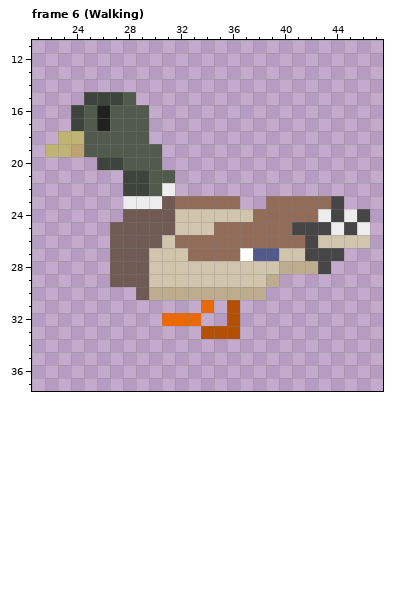
Pixel-art file: Assets/Graphics/Characters/Birds/Mallard.aseprite. Above is the file before it was changed.
32x64 pixels, 14 frames. Colours within 5 levels of each other are drawn and written as one. Shown: frame 6 (Walking): x 21..47, y 11..37. The old version is drawn lined up with the new one, on the new canvas. The commit also changed other frames, which this record leaves out.
And afterwards:
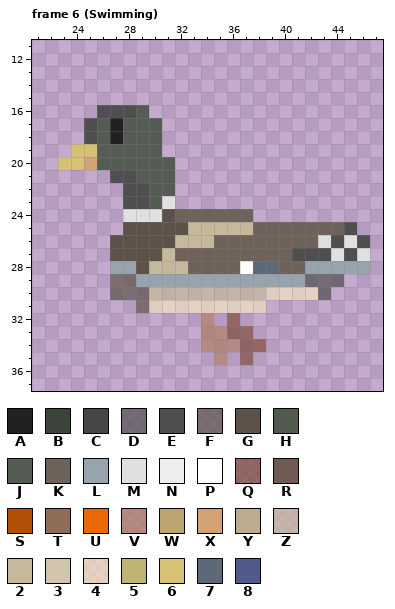
Palette (. is transparent): A #212121  B #3d443c  C #464646  D #4f4f4fb0  E #4f4f4f  F #5c524ab0  G #5c524a  H #525a4d  J #555c54  K #6e625a  L #97a3ad  M #e0e0e0  N #ededed  P #ffffff  Q #7d4938b0  R #705a54  S #b35005  T #916c59  U #ea6906  V #b07c63b0  W #bda371  X #d1a273  Y #beac8e  Z #c5b99bb0  2 #c5b99b  3 #d2c5ae  4 #f2e3bfb0  5 #c0b475  6 #d7c172  7 #5d6978  8 #525a8c
From old to new:
canvas 32x64 -> 64x64, the old top-left corner now at 19,-6 (the part of the old canvas that was cut away was empty and is not shown)
Changed rows in their new state; - is an unchanged pixel.
Frame 6 (Swimming):
first column x 22:
15 ---....------------------
16 --..EEEJ-----------------
17 --.EJAJJJ----------------
18 -..EJAJJJ----------------
19 ..66JJJJJ----------------
20 -66XJJJJJJ---------------
21 -----EEJJJ---------------
22 ------EEJJ---------------
23 ------EEJM.....--......--
24 ------MMMGKKKKKK.........
25 -----.GGGGG22222KKKKKKKE.
26 -----GGGGG222KKKKKKKKMEME
27 -----GGGG2KKKKKKKKKEEEMEM
28 -----LLG222KKKKP77KKLLLLL
29 -----FFLLLLLLLLLLLLLDDD--
30 -----FFFZZZZZZZZZ4444D---
31 -------F444444444--------
32 ---------...V-Q----------
33 ------------VVQQ---------
34 ------------VVVQQ--------
35 -------------V-Q---------
Changed places in both pictures, as pixel boxes (x1, y1, x2, y2):
changed: (45, 92, 370, 365)
